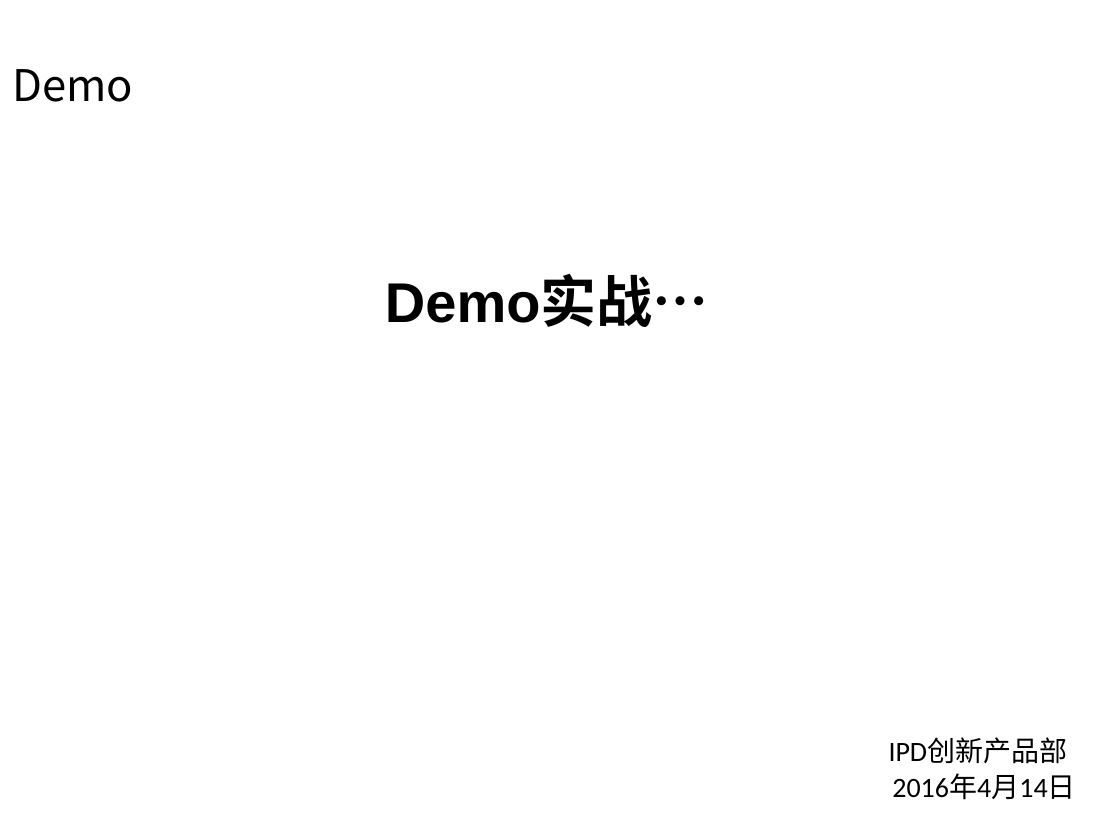
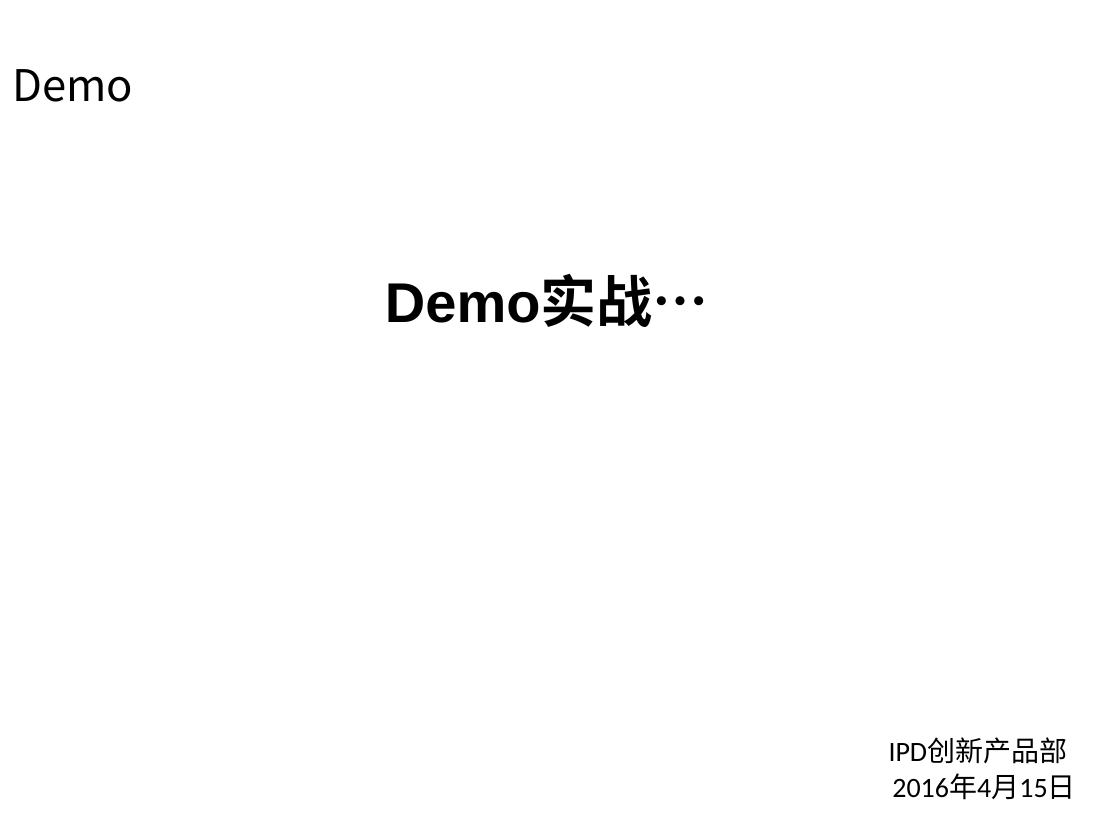
Before and after one commit to Jween/android-gradle-samples, a slide deck: slide 26 of presentations/Android Gradle 从入门到GG 0.pptx. Drawn at 1120x840 pixels with LibreOffice and Linux fonts; fonts in the diff are those of the drawing; background and template pictures are left out. Boxes give left, top, right and bottom in pixels: in the first picture for what was removed or moved away, otherwise in the second. Text is boxed around its words. In the diff, an @@ line names an element or a change of style, - is before the commit and + after.

```diff
--- a/presentations/Android Gradle 从入门到GG 0.pptx
+++ b/presentations/Android Gradle 从入门到GG 0.pptx
@@ text at bbox=[892, 774, 1075, 800]: text changed @@
-2016年4月14日
+2016年4月15日
```
Also in this commit, not shown: 2 other slides changed.
